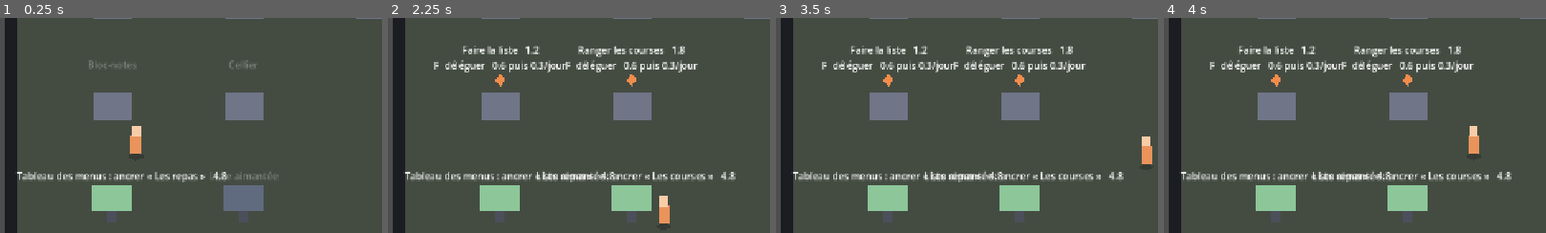
Above: before the commit, frames 1-4 (left to right).
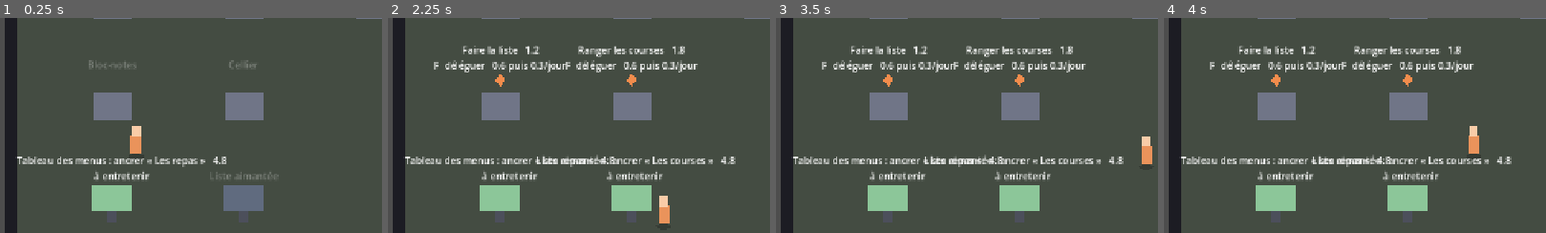
Above: after the commit, the same moments.

Repository: maxoupqg/burn-out-implosion
Game: Godot game, scene res://scenes/main.tscn
The game is run twice, just before and just after one commit, with the same random seed, the same clock (stepped at 60 frames per second) and the same inputs.
Inputs:
- Up to frame 1 (0.25 s): no input
- Up to frame 2 (2.25 s): tap Enter at 0.5 s; hold D (move_right) 0.53-1.28 s; hold F (deleguer) 0.53-1.28 s; hold S (move_down) 1.28-2.03 s; tap E (interagir) at 1.35 s; hold D (move_right) from 2.03 s (still down); tap N at 2.1 s
- Up to frame 3 (3.5 s): release D (move_right) at 2.78 s; hold W (move_up) from 2.78 s (still down); tap F (deleguer) at 2.85 s
- Up to frame 4 (4 s): release W (move_up) at 3.53 s; hold A (move_left) from 3.53 s (still down); hold E (interagir) from 3.53 s (still down)
The pictures show only the part of the screen within x 9-59%, y 34-84%; the shares and areas given below are measured in that part.

The runs differ from the first frame. In frame 1, 2.2% of the frame differs, in the area x 4-60%, y 64-77%; in frame 2, 3.7%, in the area x 4-91%, y 63-77%; in frame 3, 3.7%; in frame 4, 3.7%.

Commit message:
Deux sortes de dispositifs : celui qui rappelle, celui qui fait
Un prélèvement automatique paie vraiment la facture — après ça il n'y a
plus de courrier à ouvrir ni de virement à faire. Un tableau des menus
ne cuisine pas : il rappelle, et il s'use si on ne le nourrit pas. On
les traitait pareil, c'était faux.

Un ancrage définitif ferme le fil : case rendue, tâches sorties du
monde, échéance annulée, et il ne revient pas. C'est le seul endroit du
jeu où quelque chose est vraiment fini.

Ce n'est pas le retour de l'allègement refusé au §4 : là on parlait de
faire baisser le coût des tâches d'un fil ancré, ce qui brouillait
Ancrer et Déléguer. Ici il n'y a plus de tâches du tout, c'est tout ou
rien, et le dispositif annonce lequel des deux il est avant qu'on paie.

Le prix et le caractère définitif sont des @export sur le dispositif,
pas des constantes : ils se règlent dans l'inspecteur, emplacement par
emplacement, et un même domaine pourra un jour avoir les deux.

Co-Authored-By: Claude Opus 4.6 <noreply@anthropic.com>

Diff:
--- a/scenes/pieces/salon.tscn
+++ b/scenes/pieces/salon.tscn
@@ -82,6 +82,8 @@
 position = Vector2(-330, 60)
 fil_def = ExtResource("9_factures")
 nom_dispositif = "Prélèvement automatique"
+definitif = true
+cout_ancrage = 6.0
 
 [node name="Canape" parent="." instance=ExtResource("5_canape")]
 position = Vector2(-40, 90)
--- a/scripts/dispositif.gd
+++ b/scripts/dispositif.gd
@@ -10,6 +10,7 @@
 const COULEUR_LIBRE := Color(0.38, 0.42, 0.5)
 const COULEUR_PRET := Color(0.55, 0.78, 0.6)
 const COULEUR_ANCRE := Color(0.42, 0.66, 0.88)
+const COULEUR_REGLE := Color(0.45, 0.72, 0.55)
 const COULEUR_USE := Color(0.72, 0.5, 0.28)
 const COULEUR_BLOQUE := Color(1.0, 0.4, 0.35)
 
@@ -17,6 +18,19 @@
 ## `donnees/fils/`. Un emplacement typé encode gratuitement la règle du §9.
 @export var fil_def: FilDef
 @export var nom_dispositif: String = "Dispositif"
+## Ce dispositif fait-il le travail, ou se contente-t-il de s'en souvenir ?
+##
+## Un prélèvement automatique paie vraiment : plus de courrier à ouvrir, plus
+## de virement, le fil sort du jeu. Un tableau des menus ne cuisine pas — il
+## rappelle, et il s'use. La propriété est ici et pas sur le fil : c'est
+## l'objet qui travaille ou non, et un même domaine pourra un jour avoir les
+## deux (un pense-bête et une vraie automatisation).
+@export var definitif: bool = false
+## Ce que coûte la mise en place, en unités de temps, avant multiplicateur.
+## Réglable par emplacement : un prélèvement automatique ne se monte pas au
+## même prix qu'un tableau qu'on accroche au mur. Valeur en dur et pas
+## `Partie.COUT_ANCRAGE` : l'autoload n'existe pas dans l'éditeur.
+@export var cout_ancrage: float = 4.0
 
 @onready var _panneau: Polygon2D = $Panneau
 
@@ -30,13 +44,21 @@
 	return f != null and f.etat == Fil.Etat.ANCRE
 
 
+## Le fil que ce dispositif a réglé pour de bon. On ne le teste que sur un
+## dispositif définitif : un fil temporaire fermé tout seul n'appartient à
+## personne, et son emplacement doit rester muet.
+func regle() -> bool:
+	var f := fil()
+	return definitif and f != null and f.etat == Fil.Etat.FERME
+
+
 func disponible() -> bool:
-	return fil_def != null and Partie.peut_ancrer(fil_def.id)
+	return fil_def != null and Partie.peut_ancrer(fil_def.id, cout_ancrage)
 
 
 func _executer() -> float:
-	var cout := Partie.cout_reel(Partie.COUT_ANCRAGE)
-	if not Partie.ancrer_fil(fil_def.id):
+	var cout := Partie.cout_reel(cout_ancrage)
+	if not Partie.ancrer_fil(fil_def.id, cout_ancrage, definitif):
 		return -1.0
 	return cout
 
@@ -47,6 +69,14 @@
 	if f == null:
 		_etiquette.text = nom_dispositif
 		_etiquette.modulate = Color(1, 1, 1, 0.3)
+		return
+
+	# Rien à entretenir, rien à surveiller : la machine s'en charge. C'est le
+	# seul endroit du jeu où quelque chose est vraiment fini.
+	if regle():
+		_panneau.color = COULEUR_REGLE
+		_etiquette.text = "%s\nça se fait tout seul" % f.nom
+		_etiquette.modulate = Color(1, 1, 1, 0.75)
 		return
 
 	# Un fil ancré reste visible, accroché à son dispositif (§3).
@@ -60,8 +90,14 @@
 
 	if disponible():
 		_panneau.color = COULEUR_PRET
-		_etiquette.text = "%s : ancrer « %s »   %.1f" % [
-			nom_dispositif, f.nom, Partie.cout_reel(Partie.COUT_ANCRAGE)
+		# Dire lequel des deux on achète, avant de payer. Sans cette ligne, la
+		# différence entre « ça se fait tout seul » et « à entretenir » ne se
+		# découvre qu'après coup, et elle vaut deux unités de temps.
+		_etiquette.text = "%s : ancrer « %s »   %.1f\n%s" % [
+			nom_dispositif,
+			f.nom,
+			Partie.cout_reel(cout_ancrage),
+			"tu n'y touches plus" if definitif else "à entretenir",
 		]
 		_etiquette.modulate = Color(1, 1, 1)
 		return
--- a/scripts/partie.gd
+++ b/scripts/partie.gd
@@ -414,26 +414,43 @@
 
 ## Ancrer (§4) : ferme le fil et libère ses cases. Ses tâches continuent
 ## d'exister — le dispositif se souvient à ta place, il ne fait pas le boulot.
-func peut_ancrer(fil_id: String) -> bool:
+##
+## Sauf les dispositifs qui, eux, le font vraiment. Un prélèvement automatique
+## paie la facture ; à partir de là il n'y a plus de courrier à ouvrir ni de
+## virement à faire, et le fil sort du jeu. Un tableau des menus, lui, ne
+## cuisine pas : il rappelle, et il s'use si on ne le nourrit pas.
+##
+## Ce n'est pas le retour de l'allègement refusé au §4 : là on parlait de faire
+## baisser le coût des tâches d'un fil ancré, ce qui brouillait Ancrer et
+## Déléguer. Ici il n'y a plus de tâches du tout. C'est tout ou rien, et le
+## joueur voit lequel des deux il achète avant de payer.
+func peut_ancrer(fil_id: String, cout: float = COUT_ANCRAGE) -> bool:
 	var fil: Fil = fils.get(fil_id)
 	if fil == null or fil.etat != Fil.Etat.OUVERT or not fil.ancrable:
 		return false
 	# Exige une case libre : on ne s'ancre pas la tête pleine.
 	if cases_occupees() >= slots:
 		return false
-	return cout_reel(COUT_ANCRAGE) <= temps_restant
-
-
-func ancrer_fil(fil_id: String) -> bool:
-	if not peut_ancrer(fil_id):
+	return cout_reel(cout) <= temps_restant
+
+
+func ancrer_fil(fil_id: String, cout: float = COUT_ANCRAGE, definitif: bool = false) -> bool:
+	if not peut_ancrer(fil_id, cout):
 		return false
 
 	var fil: Fil = fils[fil_id]
-	if not depenser_temps(COUT_ANCRAGE):
-		return false
-
-	fil.etat = Fil.Etat.ANCRE
+	if not depenser_temps(cout):
+		return false
+
 	fil.tension = 0
+	if definitif:
+		# Réglé, au même titre qu'un imprévu qu'on a fini de gérer : le fil rend
+		# sa case, ses tâches quittent le monde, et il ne revient pas.
+		fil.etat = Fil.Etat.FERME
+		fil_ferme.emit(fil)
+		taches_change.emit()
+	else:
+		fil.etat = Fil.Etat.ANCRE
 	fils_change.emit()
 	return true
 
